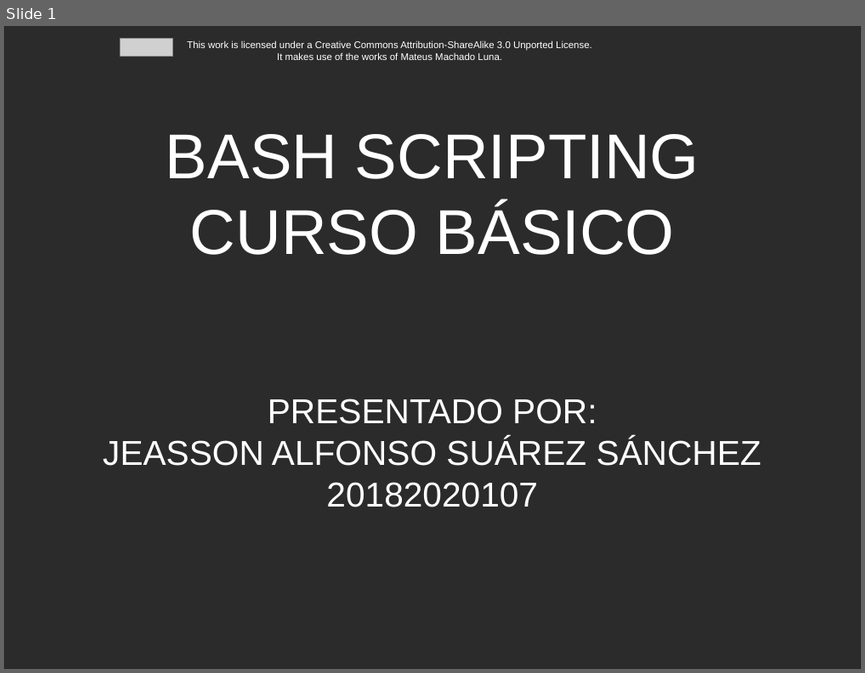
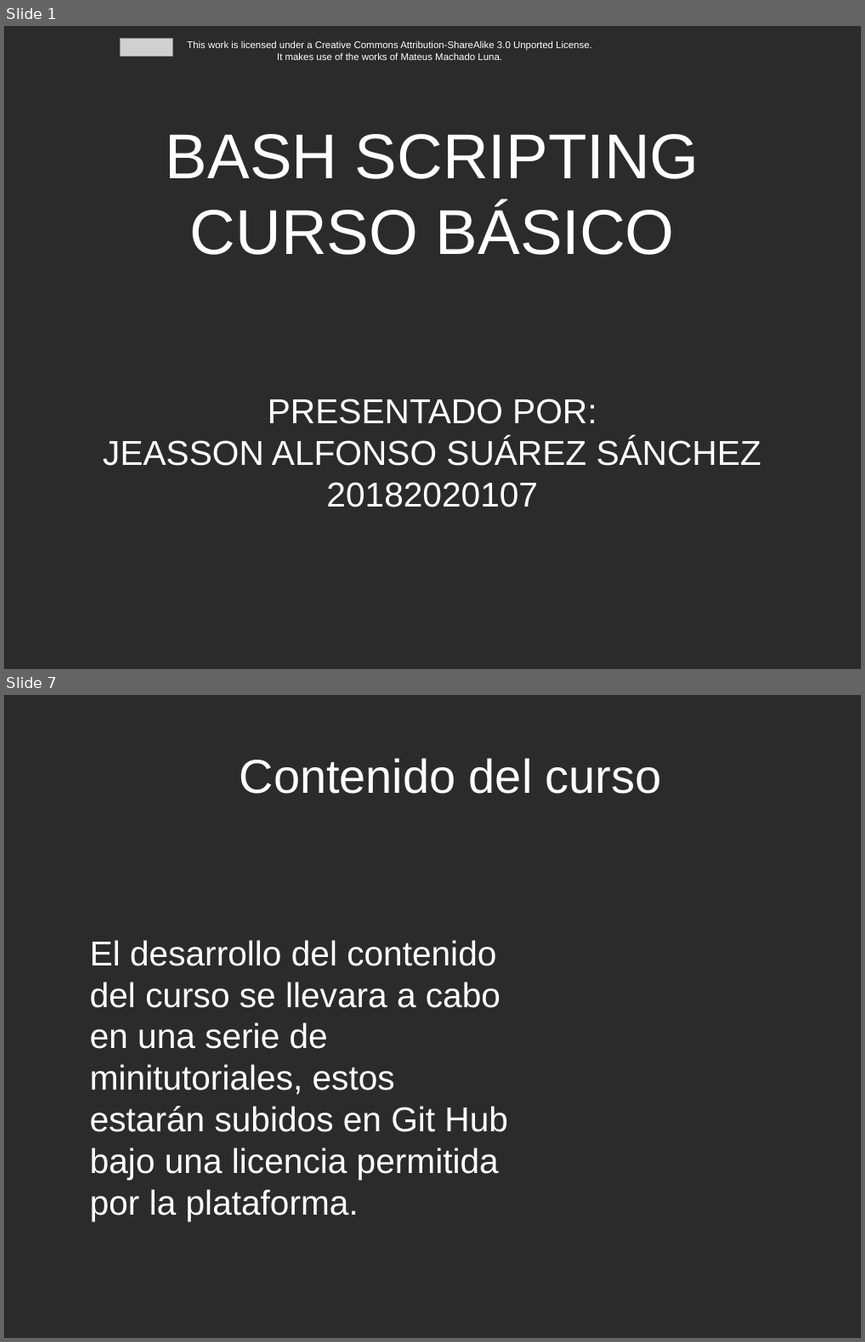
Before and after one commit to JeassonSuarez/CursoBashScript, a slide deck: presentacion proyecto curso bash.odp. Shown one above the other, each under a label of ours: slide 1 before the commit, slides 1 and 7 after it; the slides between them are not shown. The pictures are 865x673 and 865x1342 pixels, drawn with LibreOffice and Linux fonts; fonts in the diff are those of the drawing; grey boxes stand for pictures; background and template pictures are left out; a plain dark background stands for a picture behind light text. Boxes give left, top, right and bottom in pixels: in the first picture for what was removed or moved away, otherwise in the second. Text is boxed around its words. In the diff, an @@ line names an element or a change of style, - is before the commit and + after.

```diff
--- a/presentacion proyecto curso bash.odp
+++ b/presentacion proyecto curso bash.odp
@@ slide 7 added at box(4, 695, 861, 1338), background picture (left out) @@
@@ title added at box(239, 758, 662, 794), 44 pt, text #FFFFFF @@
+Contenido del curso
@@ text added at box(90, 940, 508, 1220), 32 pt, text #FFFFFF @@
+El desarrollo del contenido del curso se llevara a cabo en una serie de minitutoriales, estos estarán subidos en Git Hub bajo una licencia permitida por la plataforma.
```
Also in this commit, not shown: 3 slides changed, 2 other slides added.
